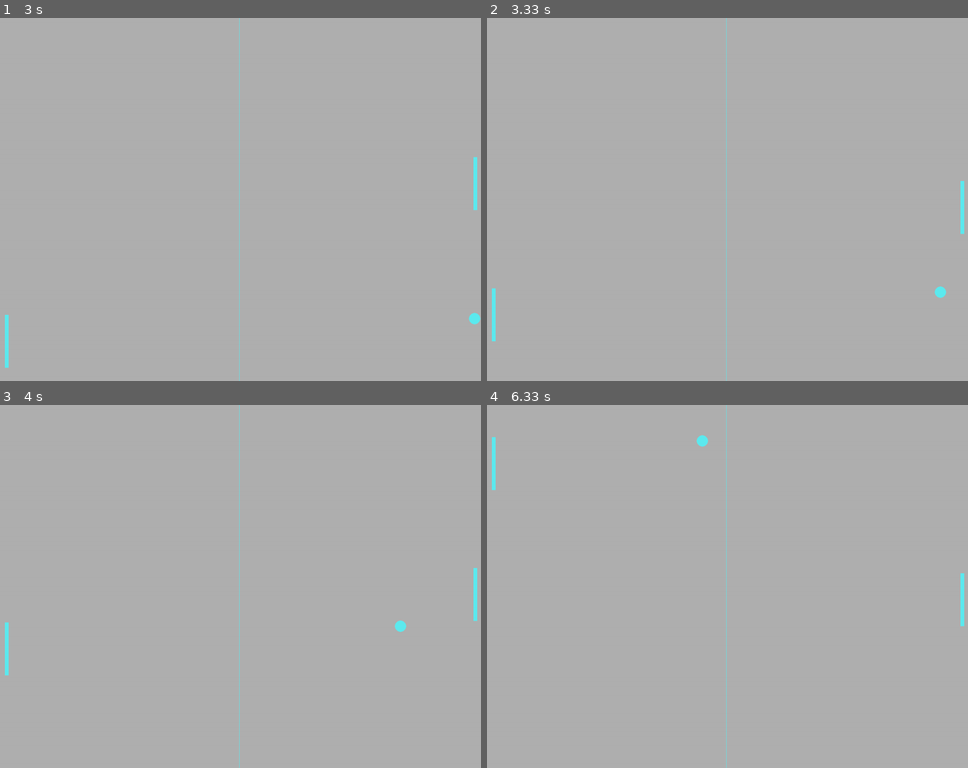
Above: before the commit, frames 1-4 (two rows, left to right).
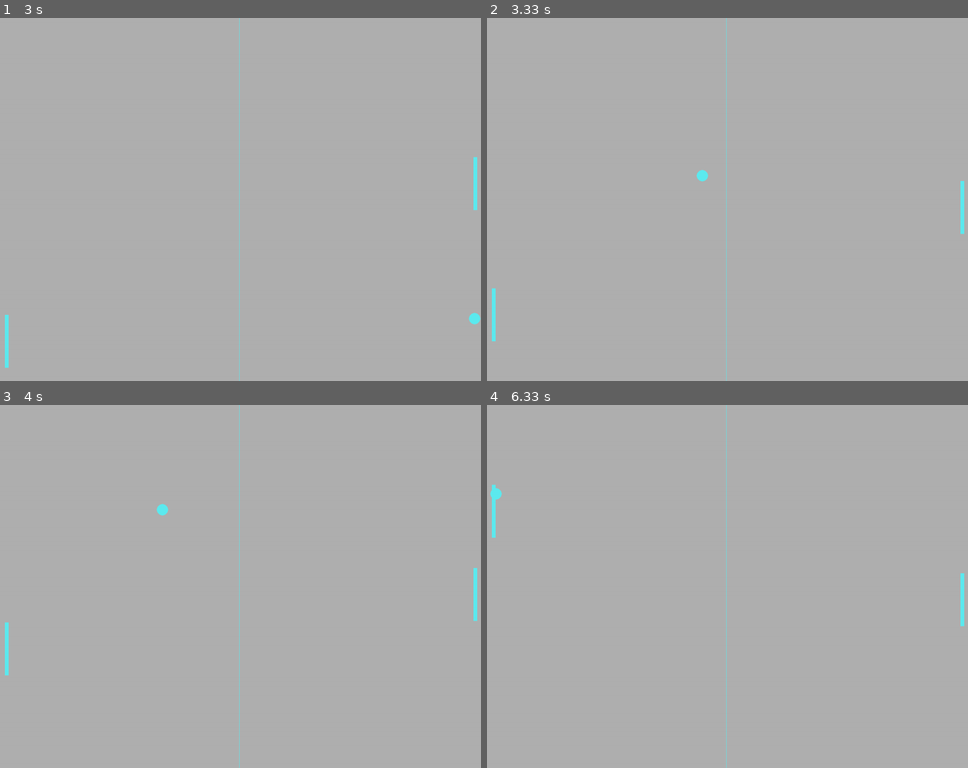
Above: after the commit, the same moments.

Repository: 100ballovby/tuesday_start_2122
Game: pygame game, started from 21_lesson_2202/00_pong_p2.py
The game is run twice, just before and just after one commit, with the same random seed, the same clock (stepped at 60 frames per second) and the same inputs.
Inputs:
- Up to frame 1 (3 s): hold Up 0.33-0.8 s; hold Down 0.83-1.13 s; hold Up 1.17-1.53 s; hold Down 1.57-1.93 s; hold Up 1.97-2.27 s; hold Down 2.3-2.6 s; hold Up from 2.63 s (still down)
- Up to frame 2 (3.33 s): release Up at 3 s; hold Down from 3.03 s (still down)
- Up to frame 3 (4 s): release Down at 3.4 s; hold Up 3.43-3.73 s; hold Down from 3.77 s (still down)
- Up to frame 4 (6.33 s): release Down at 4.07 s; hold Up 4.1-4.47 s; hold Down 4.5-4.87 s; hold Up 4.9-5.2 s; hold Down 5.23-5.53 s; hold Up 5.57-5.93 s; hold Down from 5.97 s (still down)

Frame 1 is identical in both runs. In frame 2, 0.1% of the frame differs, in the area x 43-96%, y 41-78%; in frame 3, 0.1%; in frame 4, 0.3%, in the area x 0-46%, y 8-37%.

Commit message:
Adding restart function

Diff:
--- a/21_lesson_2202/00_pong_p2.py
+++ b/21_lesson_2202/00_pong_p2.py
@@ -1,5 +1,6 @@
 import pygame as pg
 from pygame.draw import rect, ellipse, aaline
+from random import choice
 
 
 def ball_motion(obj, width, height, plr, enm):
@@ -11,7 +12,7 @@
     if obj.top <= 0 or obj.bottom > height:
         ball_speed_y *= -1
     elif obj.left <= 0 or obj.right > width:
-        ball_speed_x *= -1
+        restart(obj, width, height)
     elif obj.colliderect(plr) or obj.colliderect(enm):
         ball_speed_x *= -1
 
@@ -44,6 +45,20 @@
     elif enm.bottom >= height:
         enm.bottom = height
 
+
+def restart(obj, width, height):
+    """
+    Функция перезагрузки игры в момент пропуска мяча одной из платформ
+    :param obj: игровой-объект мяч
+    :param width: ширина экрана
+    :param height: высота экрана
+    :return: None
+    """
+    global ball_speed_x, ball_speed_y
+
+    obj.center = (width // 2, height // 2)
+    ball_speed_x *= choice([-1, 1])  # скорость задается случайным числом из списка -1, 1
+    ball_speed_y *= choice([-1, 1])  # скорость задается случайным числом из списка -1, 1
 
 W = 1280
 H = 960
